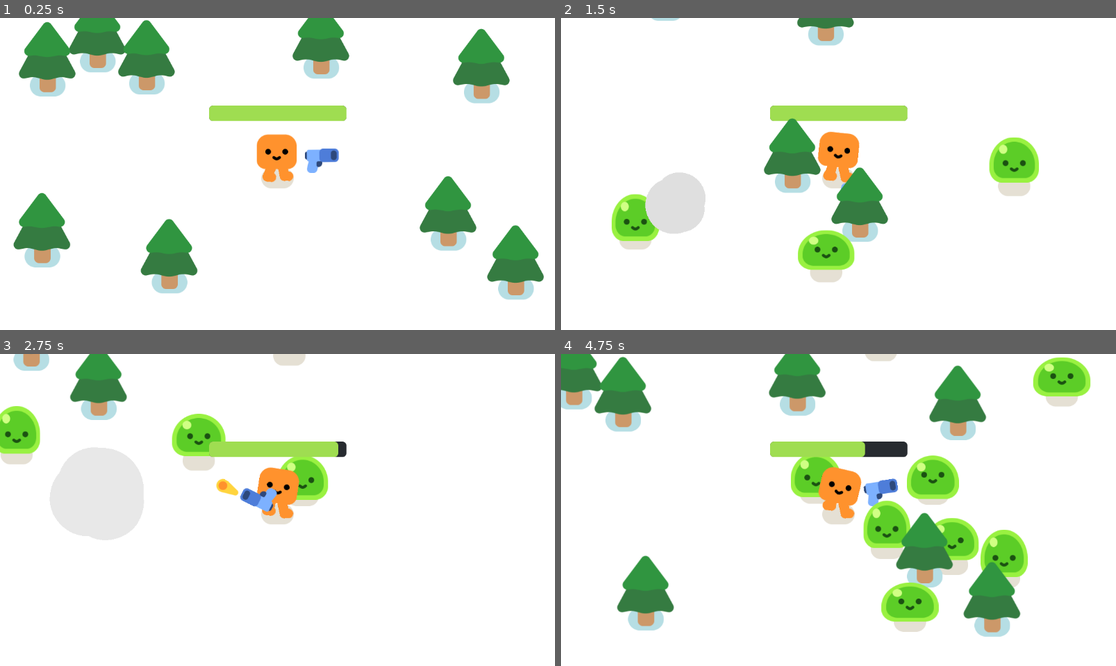
Above: before the commit, frames 1-4 (two rows, left to right).
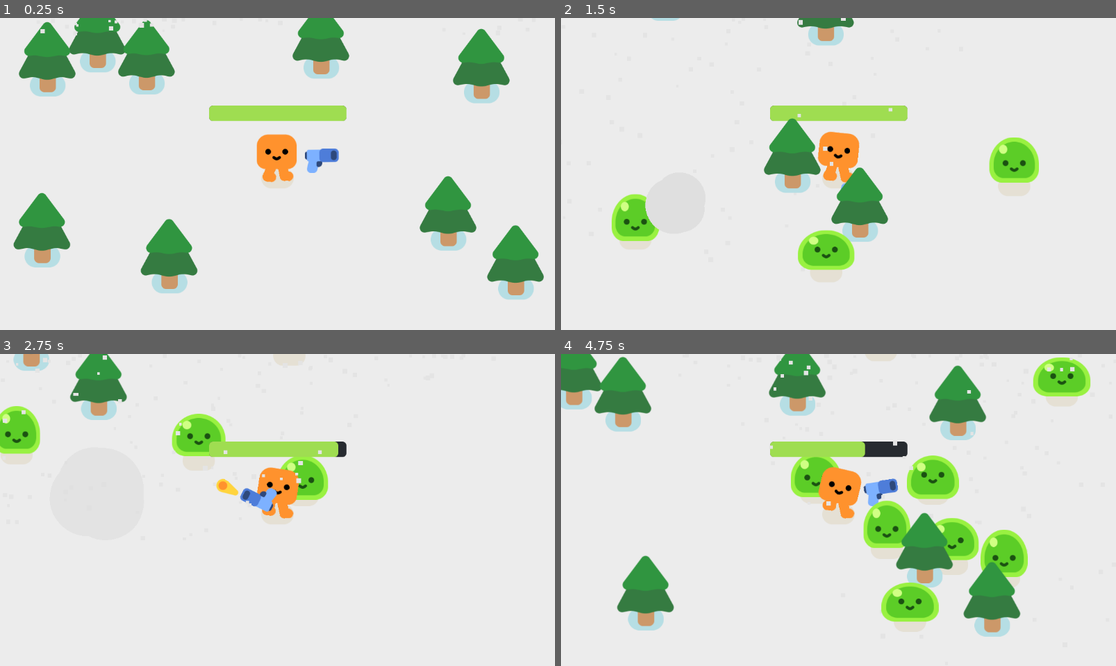
Above: after the commit, the same moments.

Repository: LeoVDang/Vampire-Survivor
Game: Godot game, scene res://survivors_game.tscn
Same seed, same stepped clock (60 frames per second), same inputs: the game is played once before the commit and once after it.
Inputs:
- Up to frame 1 (0.25 s): no input
- Up to frame 2 (1.5 s): tap Enter (ui_accept) at 0.5, 0.6, 0.77, 1.07, 1.35 s; hold D (move_right) 0.53-1.28 s; hold S (move_down) from 1.28 s (still down)
- Up to frame 3 (2.75 s): tap Enter (ui_accept) at 1.52, 1.82, 2.1 s; release S (move_down) at 2.03 s; hold D (move_right) from 2.03 s (still down)
- Up to frame 4 (4.75 s): release D (move_right) at 2.78 s; hold W (move_up) 2.78-3.53 s; tap Enter (ui_accept) at 2.85, 3.02, 3.32, 3.6, 3.77, 4.07, 4.35, 4.52 s; hold A (move_left) from 3.53 s (still down)

The runs differ from the first frame. In frame 1, 0.2% of the frame differs, in the area x 6-97%, y 0-6%; in frame 2, 0.5%; in frame 3, 0.7%; in frame 4, 0.8%, in the area x 21-100%, y 0-100%.

Commit message:
Finished Snow Particles

Diff:
--- /dev/null
+++ b/Vampire Survivor/Snow.gd
@@ -0,0 +1,5 @@
+extends Node2D
+
+func _process(delta):
+	if Input.is_action_just_pressed("ui_accept"):
+		$CPUParticles2D.emitting = $CPUParticles2D.emitting
--- a/Vampire Survivor/characters/slime/slime.tscn
+++ b/Vampire Survivor/characters/slime/slime.tscn
@@ -211,6 +211,8 @@
 "walk": SubResource("Animation_l6fy2")
 }
 
+[sub_resource type="AnimationLibrary" id="AnimationLibrary_ttjek"]
+
 [node name="Slime" type="Node2D"]
 script = ExtResource("1_87y5x")
 
@@ -241,5 +243,6 @@
 [node name="AnimationPlayer" type="AnimationPlayer" parent="."]
 unique_name_in_owner = true
 libraries = {
-"": SubResource("AnimationLibrary_j6cum")
-}
+"": SubResource("AnimationLibrary_j6cum"),
+"Slime Animations": SubResource("AnimationLibrary_ttjek")
+}
--- a/Vampire Survivor/player.tscn
+++ b/Vampire Survivor/player.tscn
@@ -1,8 +1,9 @@
-[gd_scene load_steps=8 format=3 uid="uid://cekmmmb3u4q0e"]
+[gd_scene load_steps=9 format=3 uid="uid://cekmmmb3u4q0e"]
 
 [ext_resource type="PackedScene" uid="uid://pbmyh1qru7p" path="res://characters/happy_boo/happy_boo.tscn" id="1_sj2k1"]
 [ext_resource type="Script" path="res://player.gd" id="1_ti732"]
 [ext_resource type="PackedScene" uid="uid://5oultoey8fnm" path="res://gun.tscn" id="3_xjay4"]
+[ext_resource type="PackedScene" uid="uid://ebxtpu1vi34l" path="res://snow.tscn" id="4_2icai"]
 
 [sub_resource type="CircleShape2D" id="CircleShape2D_44hl6"]
 radius = 29.15
@@ -58,3 +59,5 @@
 show_percentage = false
 
 [node name="Camera2D" type="Camera2D" parent="."]
+
+[node name="Snow" parent="Camera2D" instance=ExtResource("4_2icai")]
--- /dev/null
+++ b/Vampire Survivor/snow.tscn
@@ -0,0 +1,24 @@
+[gd_scene load_steps=3 format=3 uid="uid://ebxtpu1vi34l"]
+
+[ext_resource type="Script" path="res://Snow.gd" id="1_6ryt5"]
+
+[sub_resource type="Curve" id="Curve_4p1h1"]
+_data = [Vector2(0.00558659, 1), 0.0, 0.0, 0, 0, Vector2(1, 1), 0.0, 0.0, 0, 0]
+point_count = 2
+
+[node name="Snow" type="Node2D"]
+script = ExtResource("1_6ryt5")
+
+[node name="Camera2D" type="Camera2D" parent="."]
+
+[node name="CPUParticles2D" type="CPUParticles2D" parent="."]
+position = Vector2(19, -321)
+amount = 150
+lifetime = 1.15
+emission_shape = 3
+emission_rect_extents = Vector2(520, 1)
+gravity = Vector2(-200, 980)
+scale_amount_min = 5.0
+scale_amount_max = 10.0
+scale_amount_curve = SubResource("Curve_4p1h1")
+color = Color(0.894118, 0.894118, 0.894118, 1)
--- a/Vampire Survivor/survivors_game.tscn
+++ b/Vampire Survivor/survivors_game.tscn
@@ -25,6 +25,7 @@
 anchor_bottom = 0.112654
 offset_right = 1204.0
 offset_bottom = 703.0
+color = Color(0.92549, 0.92549, 0.92549, 1)
 metadata/_edit_use_anchors_ = true
 
 [node name="Player" parent="." instance=ExtResource("1_1h8yx")]
Not shown: 1 places in Vampire Survivor/characters/slime/slime.tscn that only renumber resources
